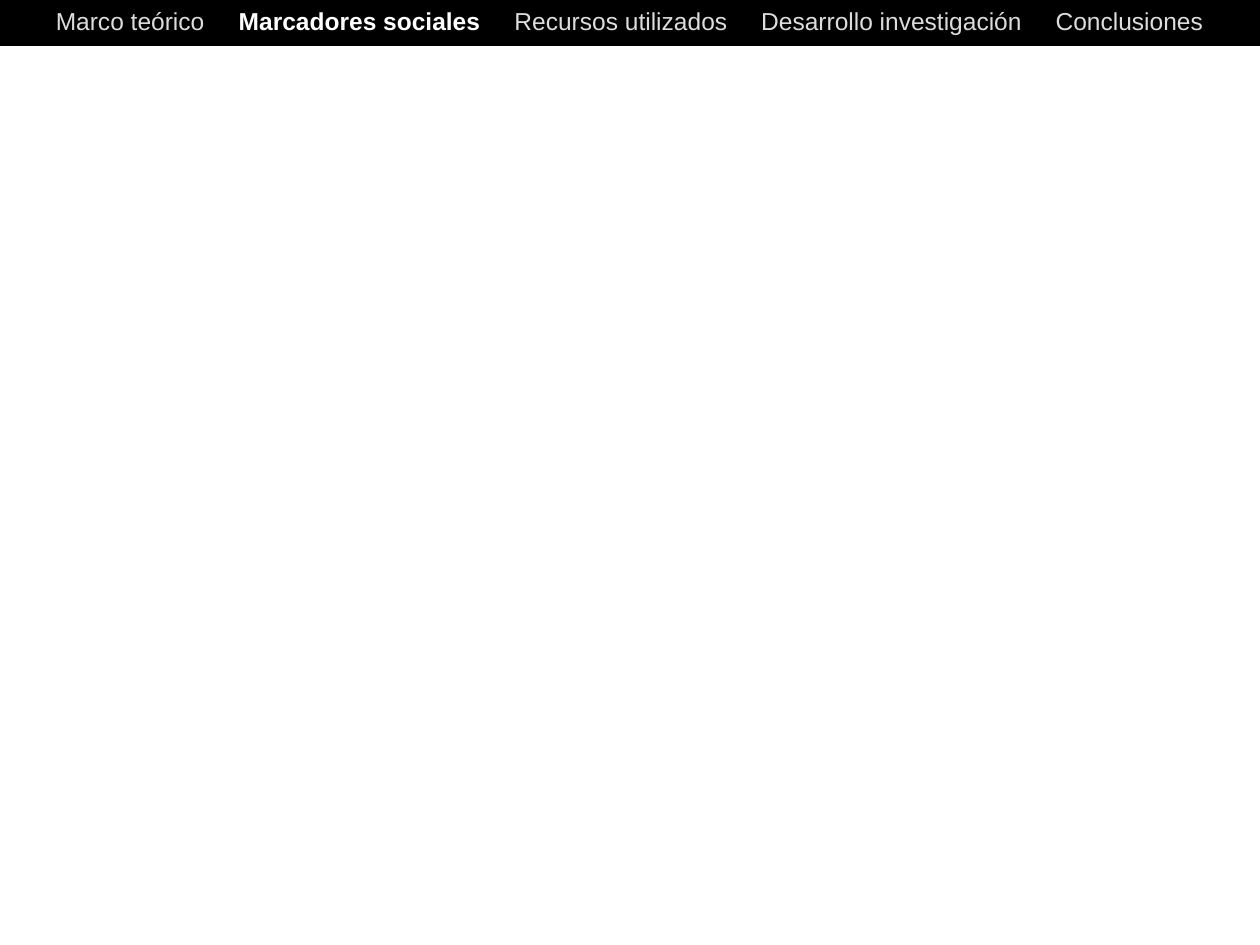
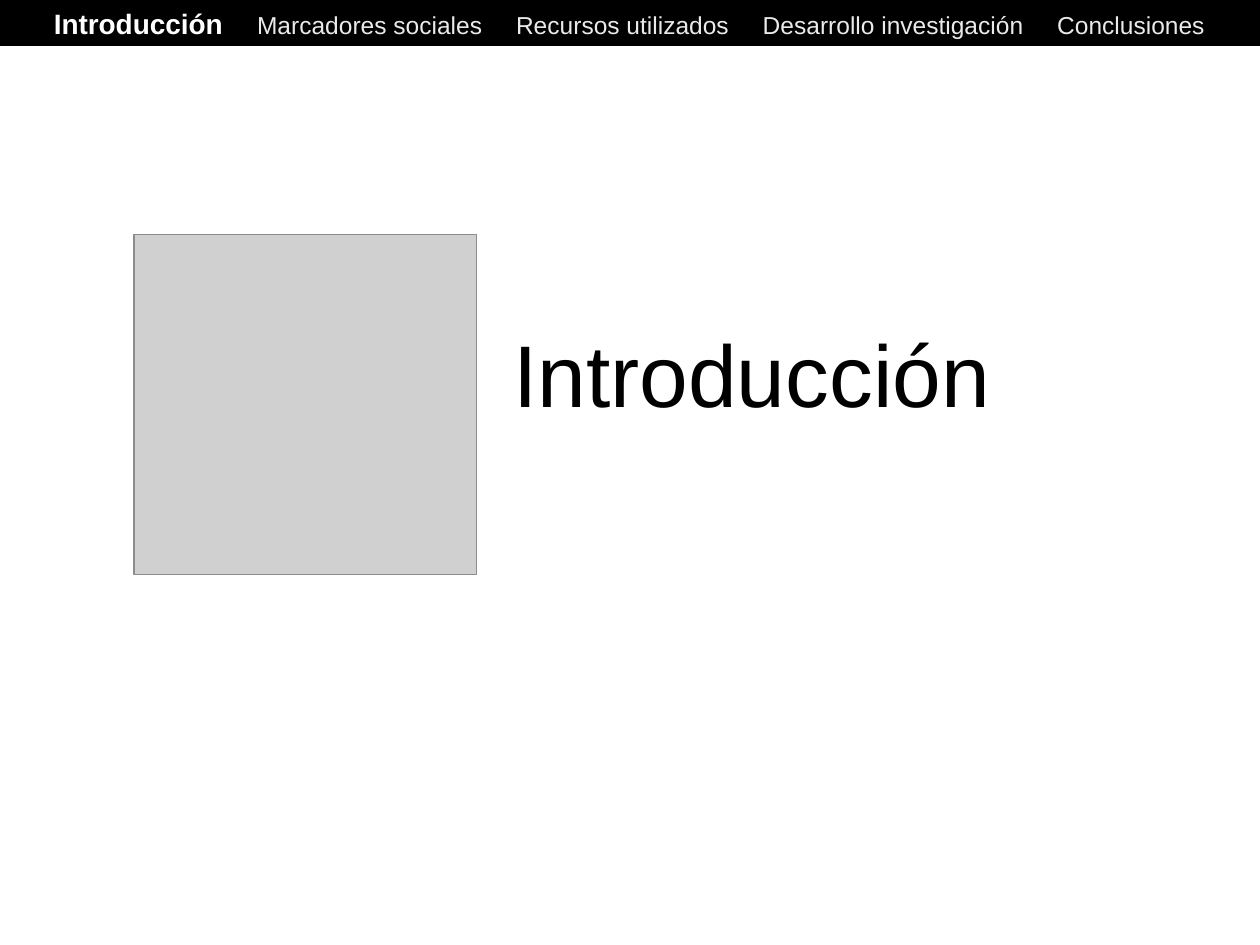
Before and after one commit to ak907kenai/nicotournetesis, a slide deck: slide 3 of docs_trunk/Nicolás Tourné - Presentación Tesis (v1).ppt (slide 4 before the commit). Drawn at 1260x945 pixels with LibreOffice and Linux fonts; fonts in the diff are those of the drawing; grey boxes stand for pictures. Boxes give left, top, right and bottom in pixels: in the first picture for what was removed or moved away, otherwise in the second. Text is boxed around its words. In the diff, an @@ line names an element or a change of style, - is before the commit and + after.

```diff
--- a/docs_trunk/Nicolás Tourné - Presentación Tesis (v1).ppt
+++ b/docs_trunk/Nicolás Tourné - Presentación Tesis (v1).ppt
@@ text at box(54, 13, 1204, 39): text changed; text colour #DDDDDD to #EAEAEA @@
-Marco teórico Marcadores sociales Recursos utilizados Desarrollo investigación Conclusiones
+Introducción Marcadores sociales Recursos utilizados Desarrollo investigación Conclusiones
@@ picture added at box(134, 234, 476, 575) @@
@@ title added at box(513, 342, 989, 408), 50 pt, text #000000 @@
+Introducción
```
Also in this commit, not shown: 2 other slides changed, 7 slides added.
